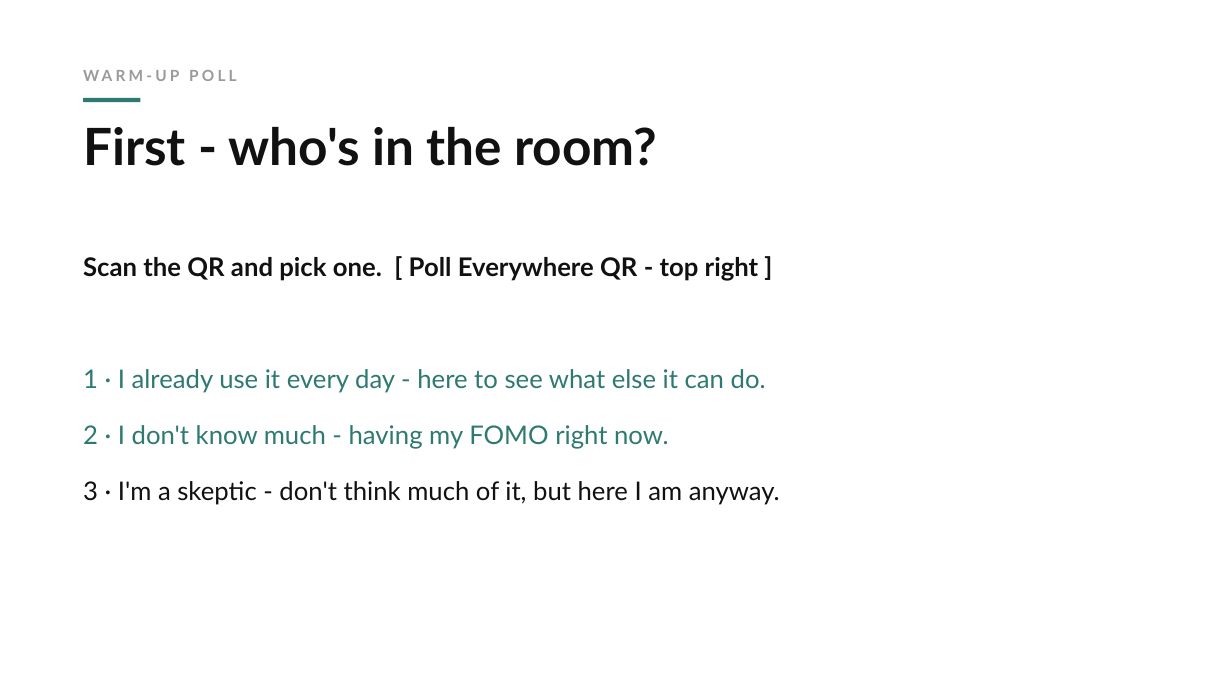
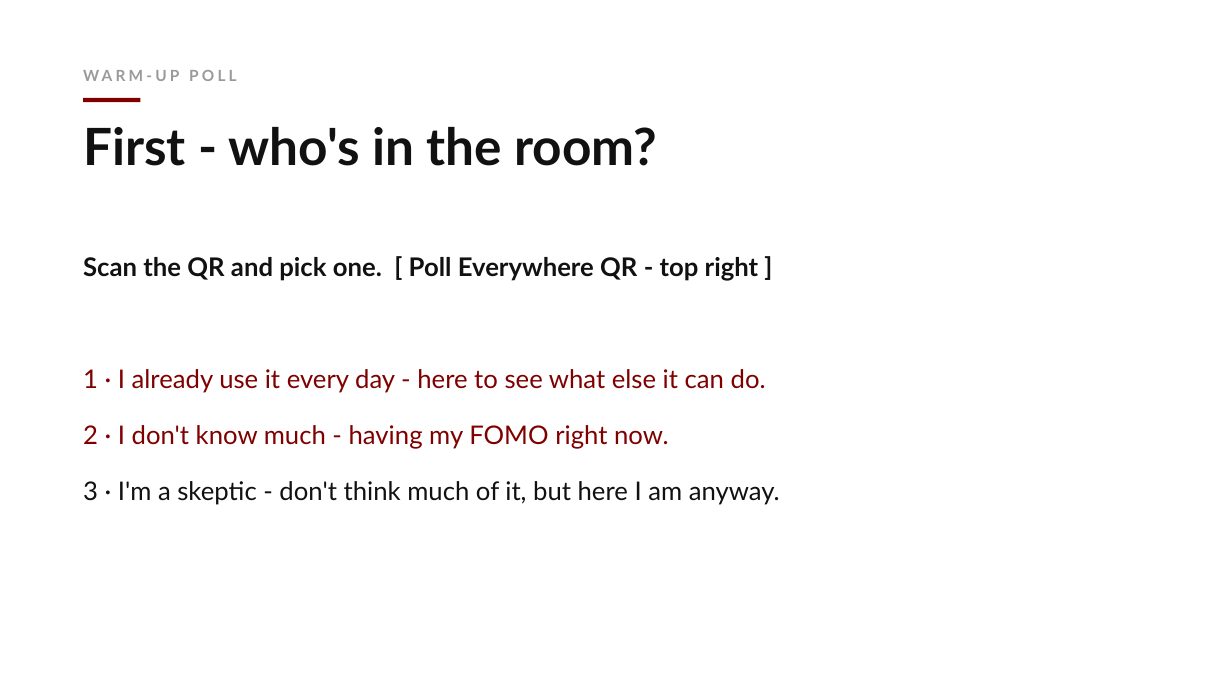
Before and after one commit to batuhan-gundogdu/uchicago-claude-code-workshop, a slide deck: slide 2 of deck/workshop.pptx. Drawn at 1232x693 pixels with LibreOffice and Linux fonts; fonts in the diff are those of the drawing. Boxes give left, top, right and bottom in pixels: in the first picture for what was removed or moved away, otherwise in the second. Text is boxed around its words. In the diff, an @@ line names an element or a change of style, - is before the commit and + after.

Commit message:
Deck: restore title-slide phoenix and switch accent to UChicago maroon
Bring back the faded phoenix bleeding off the right edge of the cover,
and change the single accent from teal to UChicago maroon (#800000) -
rules, micro-label underlines, emphasis lines, section numbers, and the
stat figure all follow.

```diff
--- a/deck/workshop.pptx
+++ b/deck/workshop.pptx
@@ rectangle at (83, 98, 140, 102): fill #2E7A72 to #800000 @@
@@ text at (83, 369, 766, 449): text colour #2E7A72 to #800000 in "1 · I already use it every ...", "2 · I don't know much - ..." @@
```
Also in this commit, not shown: 16 other slides changed, 1 other file.
